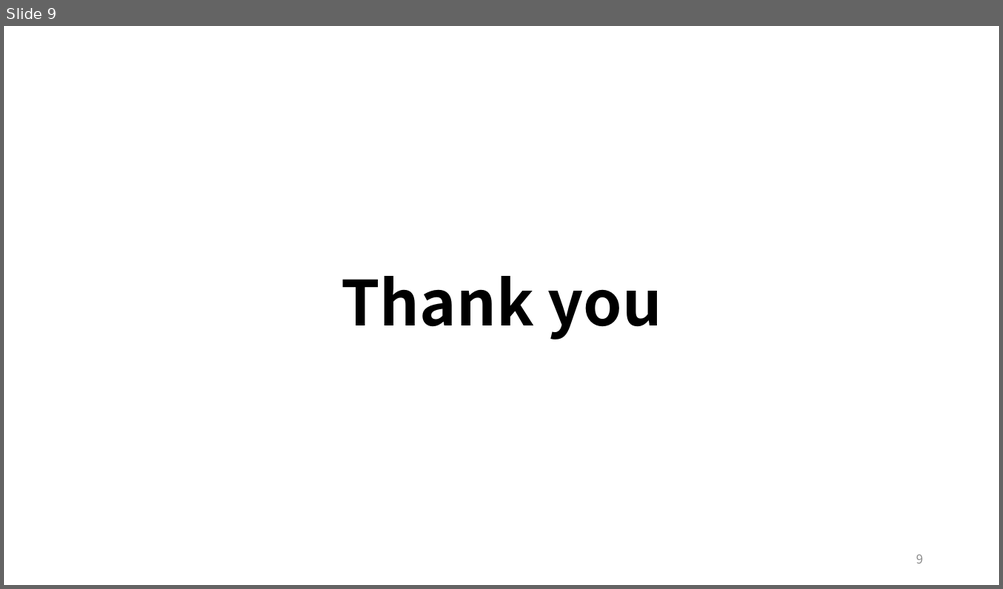
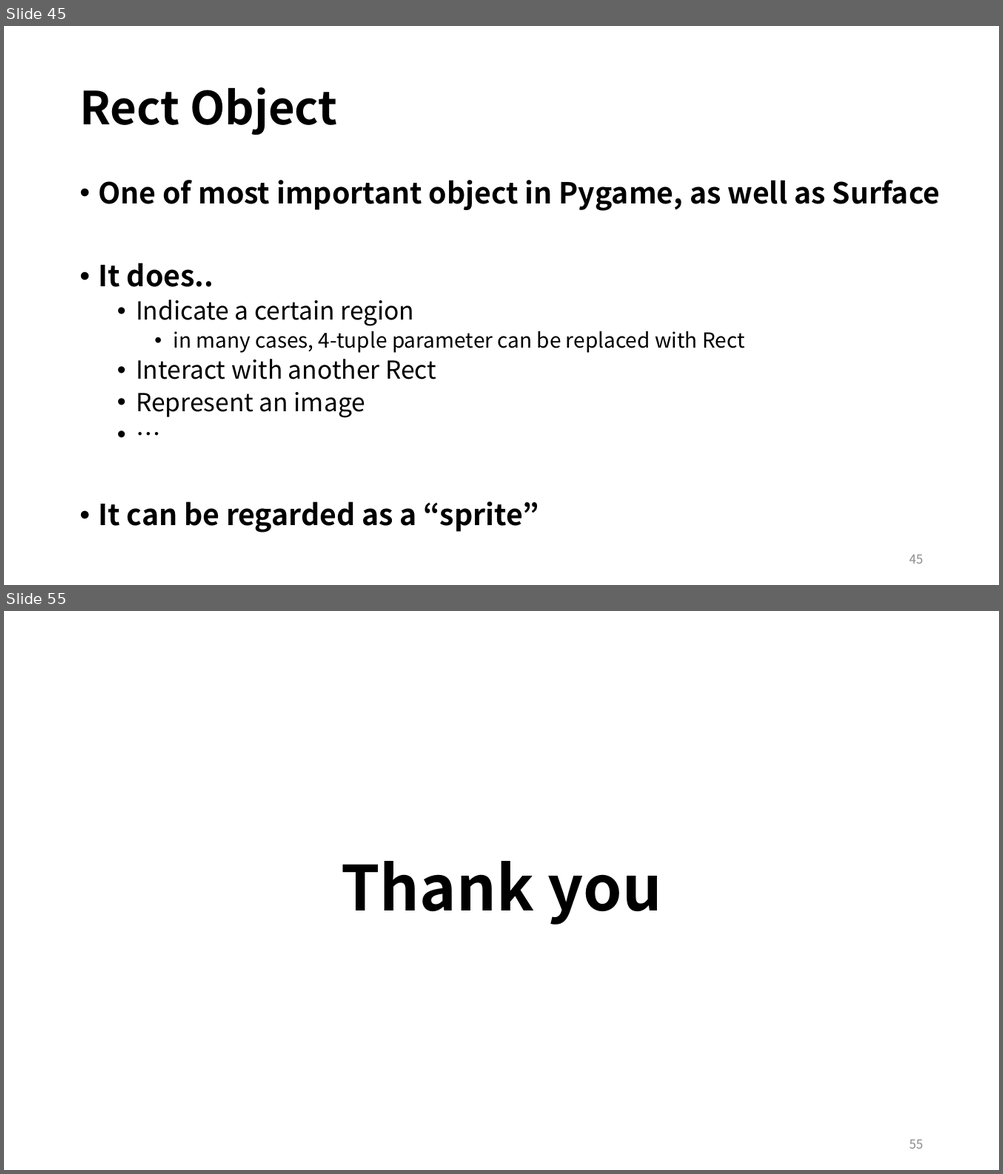
Before and after one commit to EunSeong-Park/EunSeong-Park.github.io, a slide deck: contents/2020_ITinerary/assets/session_4/preclass.pptx. Shown one above the other, each under a label of ours: slide 9 before the commit, slides 45 and 55 after it; the slides between them are not shown. The pictures are 1003x589 and 1003x1174 pixels, drawn with LibreOffice and Linux fonts; fonts in the diff are those of the drawing. Boxes give left, top, right and bottom in pixels: in the first picture for what was removed or moved away, otherwise in the second. Text is boxed around its words. In the diff, an @@ line names an element or a change of style, - is before the commit and + after.

```diff
--- a/contents/2020_ITinerary/assets/session_4/preclass.pptx
+++ b/contents/2020_ITinerary/assets/session_4/preclass.pptx
@@ slide 45 added at <box>4,26,999,585</box>, background #FFFFFF @@
@@ title added at <box>79,87,337,135</box>, 44 pt, text #000000, bold @@
+Rect Object
@@ text added at <box>99,180,940,533</box>, 28 pt, text #000000 @@
+• One of most important object in Pygame, as well as Surface
+• It does..
+  • Indicate a certain region
+    • in many cases, 4-tuple parameter can be replaced with Rect
+  • Interact with another Rect
+  • Represent an image
+  • …
+• It can be regarded as a “sprite”
@@ page number added at <box>909,555,923,564</box>, 12 pt, text #8C8C8C @@
+45
@@ what was slide 9 is now slide 55 @@
@@ page number at <box>909,1140,923,1149</box>: text changed @@
-9
+55
```
Also in this commit, not shown: 1 slide changed, 46 other slides added, 1 slide removed, 6 other files.
